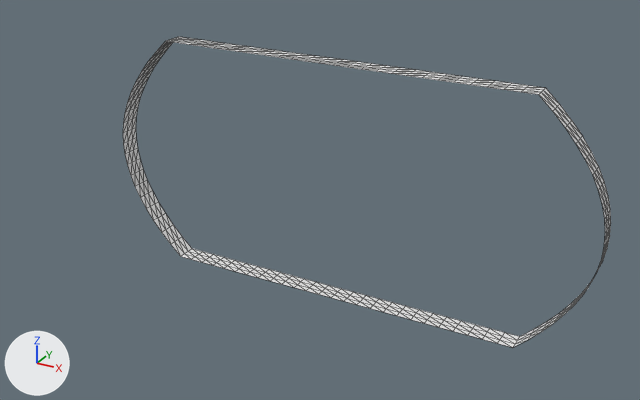
What one commit did to the OBJ model newton/examples/vbd/asset/trash_bag_rope.obj.
Both versions are drawn from a 50 mm lens placed at (0.205, -0.778, 0.184), pointed at (0.005, -0.416, 0.003). The lights are fixed; the arrows at lower left show +X, +Y and +Z. The picture after the commit comes second. Mesh edges are drawn as thin lines. Where no turn or scale is listed for an object, it has been applied to the vertices.

Names of what the first picture shows: 'trash_bag_rope'.
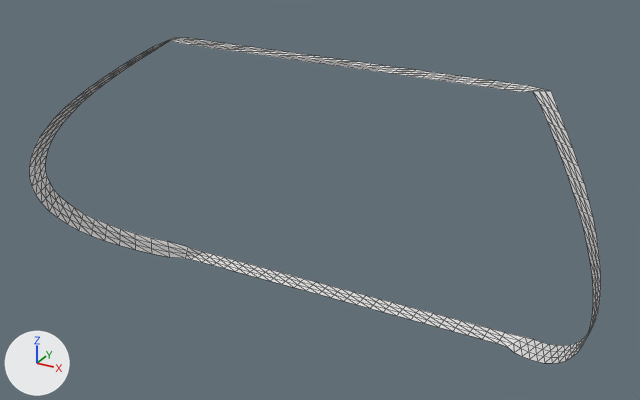
Commit message: Route drawstring handles up over the rim (fix bag penetration)

Edits to the bpy script that builds the scene:
```text
Change me_trash_bag_rope:
    used by ob_trash_bag_rope; location = (0.0, 0.0, 0.0)
    remove me_trash_bag_rope.from_pydata(...)  # 368 vertices, 552 faces; spans x -0.142..0.142, y -0.393..-0.381, z -0.067..0.067
    add me_trash_bag_rope.from_pydata(...)  # 432 vertices, 648 faces; spans x -0.153..0.153, y -0.46..-0.381, z -0.068..0.068
    me_trash_bag_rope part 1
    8 vertices are removed from x -0.142..0.142, y -0.393..-0.381, z 0.0
    24 faces are deleted
    160 vertices move from x -0.142..0.142, y -0.393..-0.381, z -0.067..0.067 to x -0.148..0.148, y -0.45..-0.382, z -0.068..0.068
    60 vertices are added at x -0.153..0.153, y -0.46..-0.443, z -0.022..0.022
    6 new vertices lie (0.0, 0.004, 0.001) away from vertices in x -0.152..0.152, y -0.459..-0.451, z -0.011..-0.005
    6 new vertices lie (0.0, 0.004, -0.001) away from vertices in x -0.152..0.152, y -0.459..-0.451, z 0.005..0.011
    120 new faces join them
```

Changed parts and their boxes [x1, y1, x2, y2] in the pictures (640 x 400 px):
'trash_bag_rope', reshaped (17% wider): before [123, 37, 611, 348]; after [29, 38, 601, 363]
